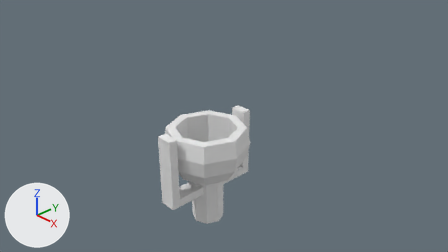
Two versions of the Blender file Assets/Models/Item_ConcreteCannon.blend, one commit apart.
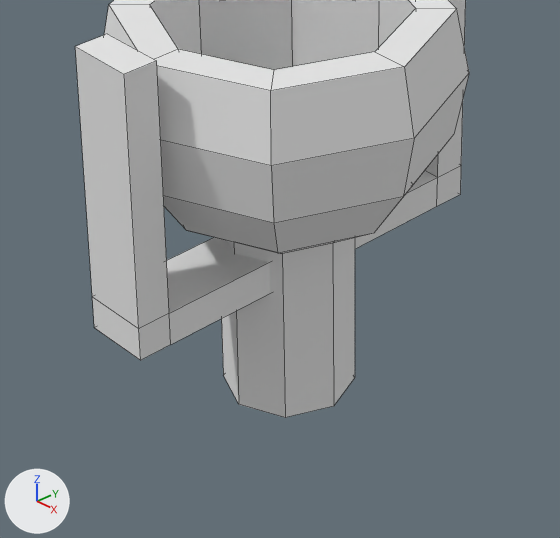
Each version appears first from the file's camera 'Camera', and next in a close-up on the part from 31% to 61% of the width and 50% to 100% of the height. Every picture has the same lights, and +X, +Y and +Z are marked at lower left. The close-ups show mesh edges as thin lines.

In view in the first close-up: 'ConcreteCannon', 'Cube'.
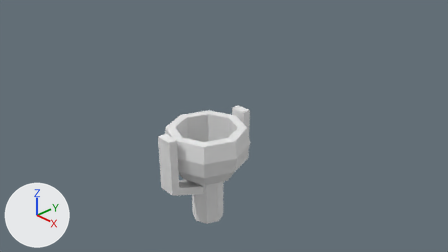
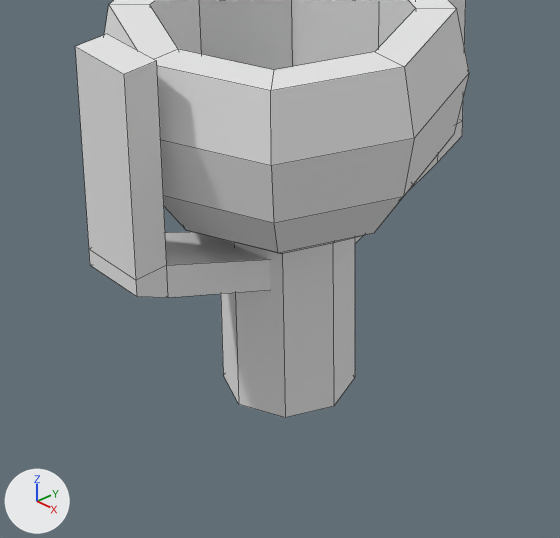
Pixel boxes [x1, y1, x2, y2] of what changed, in the close-ups (560 x 538 px):
'Cube', reshaped: before [75, 0, 466, 360]; after [75, 0, 466, 298]

What changed in the scene script:
```text
Change me_cube_001:
    used by ob_cube; location = (0.0, 0.0, -1.2); scale = (0.2, 0.2, 0.2)
    remove me_cube_001.from_pydata(...)  # 24 vertices, 22 faces; spans x -1.0..1.0, y -6.0..6.0, z 0.0..8.5
    add me_cube_001.from_pydata(...)  # 28 vertices, 26 faces; spans x -1.0..1.0, y -6.0..6.0, z -0.5..8.5
    me_cube_001 part 1
    4 faces are deleted
    12 vertices in x -1.0..1.0, y -6.0..6.0, z 0.0..1.0 move by (0.0, 0.0, 1.5)
    4 vertices in x -1.0..1.0, y -6.0..6.0, z 0.0 move by (0.0, 0.0, 2.0)
    4 vertices are added at (1.0, 0.0, -0.5), (-1.0, 0.0, -0.5), (-1.0, 0.0, 0.5), (1.0, 0.0, 0.5)
    8 new faces join them
```
